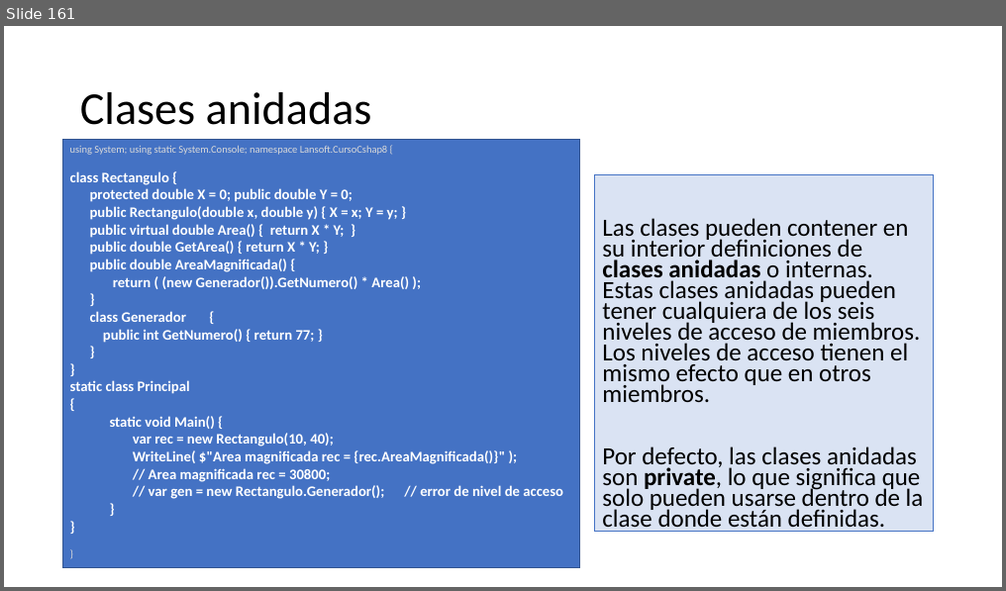
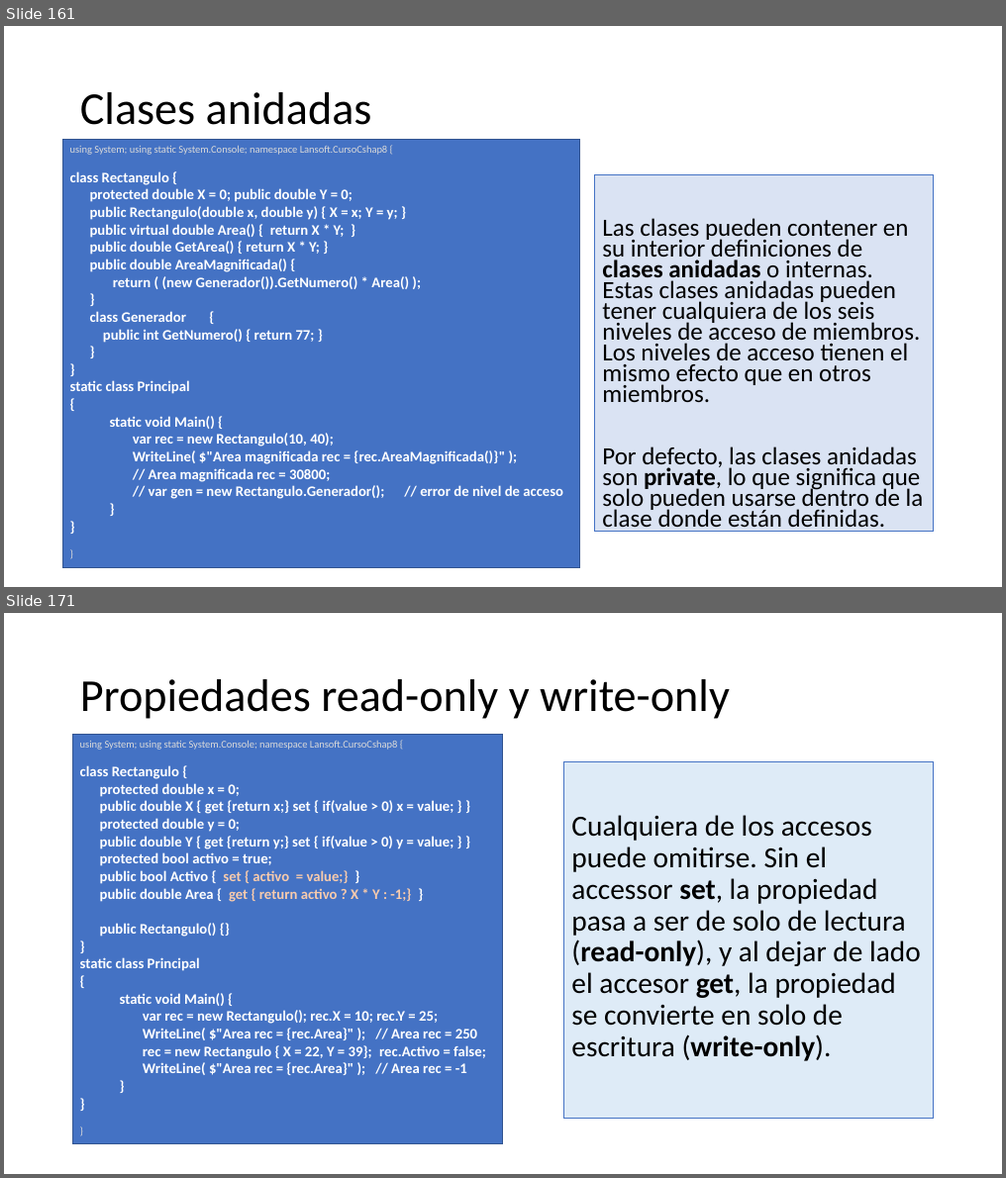
Before and after one commit to AlbertOsinaga/CursoCSharp__8, a slide deck: CSharpQuickReferencia.pptx. Shown one above the other, each under a label of ours: slide 161 before the commit, slides 161 and 171 after it; the slides between them are not shown. The pictures are 1006x591 and 1006x1178 pixels, drawn with LibreOffice and Linux fonts; fonts in the diff are those of the drawing. Boxes give left, top, right and bottom in pixels: in the first picture for what was removed or moved away, otherwise in the second. Text is boxed around its words. In the diff, an @@ line names an element or a change of style, - is before the commit and + after.

```diff
--- a/CSharpQuickReferencia.pptx
+++ b/CSharpQuickReferencia.pptx
@@ slide 171 added at (4,613,1002,1174), background #FFFFFF @@
@@ title added at (80,679,730,719), 44 pt, text #000000 @@
+Propiedades read-only y write-only
@@ rectangle added at (73,734,503,1145), fill #4472C4, outline #325491 1 pt, 14 pt, text #FFFFFF, bold @@
+using System; using static System.Console; namespace Lansoft.CursoCshap8 {
+class Rectangulo {
+protected double x = 0;
+public double X { get {return x;} set { if(value > 0) x = value; } }
+protected double y = 0;
+public double Y { get {return y;} set { if(value > 0) y = value; } }
+protected bool activo = true;
+public bool Activo { set { activo = value;} }
+public double Area { get { return activo ? X * Y : -1;} }
+public Rectangulo() {}
+}
+static class Principal
+{
+static void Main() {
+var rec = new Rectangulo(); rec.X = 10; rec.Y = 25;
+WriteLine( $"Area rec = {rec.Area}" ); // Area rec = 250
+rec = new Rectangulo { X = 22, Y = 39}; rec.Activo = false;
+WriteLine( $"Area rec = {rec.Area}" ); // Area rec = -1
+}
+}
+}
@@ text added at (564,762,934,1119), fill #DEEBF7, outline #4472C4 0.75 pt, 28 pt, text #000000 @@
+Cualquiera de los accesos puede omitirse. Sin el accessor set, la propiedad pasa a ser de solo de lectura (read-only), y al dejar de lado el accesor get, la propiedad se convierte en solo de escritura (write-only).
```
Also in this commit, not shown: 9 other slides added.
